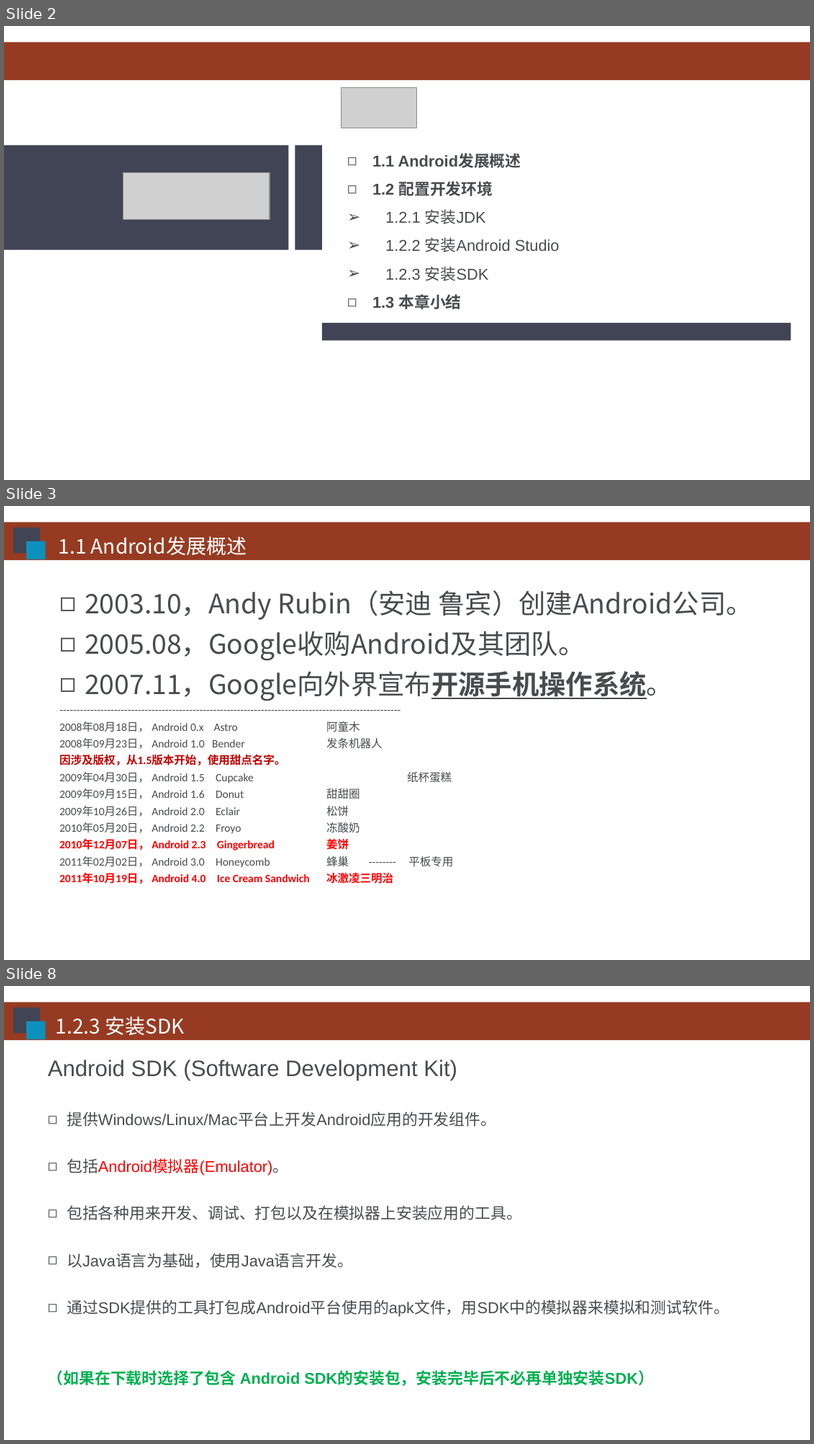
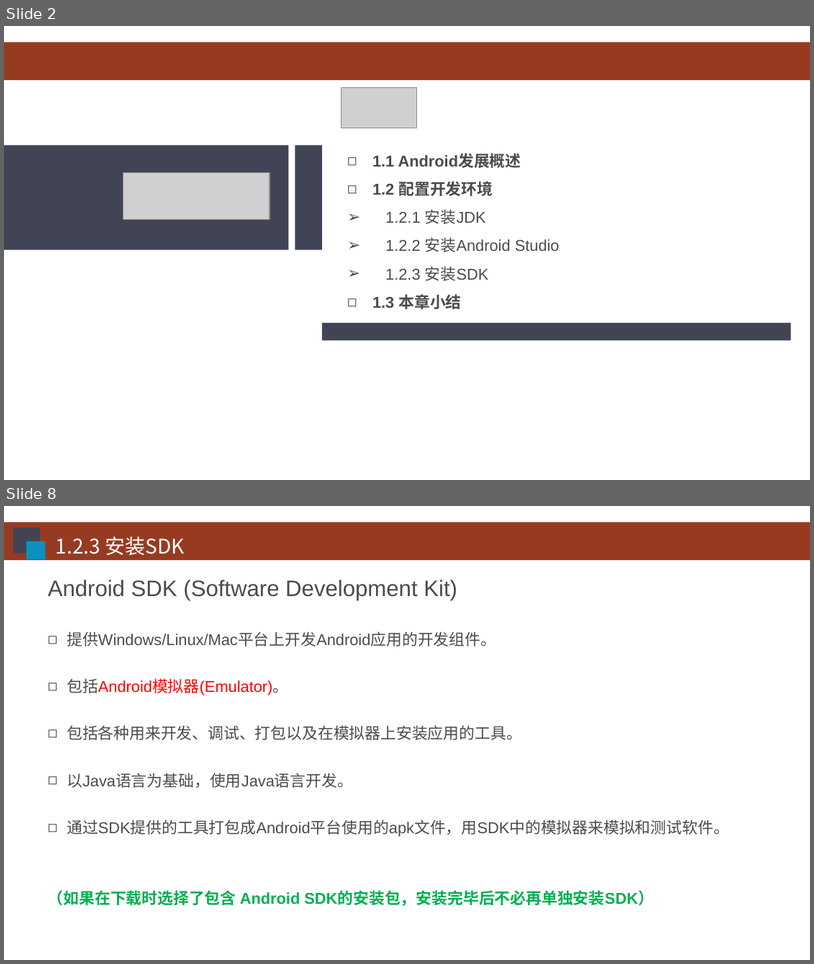
Before and after one commit to HBU/Android-PPT, a slide deck: 01.0 -- 配置环境 -- 第01章.ppt. Shown one above the other, each under a label of ours: slides 2, 3 and 8 before the commit, slides 2 and 8 after it; the slides between them are not shown. The pictures are 814x1444 and 814x964 pixels, drawn with LibreOffice and Linux fonts; fonts in the diff are those of the drawing; grey boxes stand for pictures; background and template pictures are left out. Boxes give left, top, right and bottom in pixels: in the first picture for what was removed or moved away, otherwise in the second. Text is boxed around its words. In the diff, an @@ line names an element or a change of style, - is before the commit and + after.

```diff
--- a/01.0 -- 配置环境 -- 第01章.ppt
+++ b/01.0 -- 配置环境 -- 第01章.ppt
@@ slide 3 removed at (x1=4, y1=506, x2=810, y2=960), background #FFFFFF; not listed: 1 template element that a slide beside it also shows @@
@@ rectangle removed at (x1=13, y1=528, x2=40, y2=554) @@
@@ rectangle removed at (x1=26, y1=541, x2=45, y2=560) @@
@@ text removed at (x1=59, y1=536, x2=247, y2=556) @@
-1.1 Android发展概述
@@ text removed at (x1=59, y1=590, x2=753, y2=883) @@
-◻ 2003.10，Andy Rubin（安迪 鲁宾）创建Android公司。
-◻ 2005.08，Google收购Android及其团队。
-◻ 2007.11，Google向外界宣布开源手机操作系统。
-----------------------------------------------------------------------------------------------------
-2008年08月18日， Android 0.x Astro 阿童木
-2008年09月23日， Android 1.0 Bender 发条机器人
-因涉及版权，从1.5版本开始，使用甜点名字。
-2009年04月30日， Android 1.5 Cupcake 纸杯蛋糕
-2009年09月15日， Android 1.6 Donut 甜甜圈
-2009年10月26日， Android 2.0 Eclair 松饼
-2010年05月20日， Android 2.2 Froyo 冻酸奶
-2010年12月07日， Android 2.3 Gingerbread 姜饼
-2011年02月02日， Android 3.0 Honeycomb 蜂巢 -------- 平板专用
-2011年10月19日， Android 4.0 Ice Cream Sandwich 冰激凌三明治
```
Also in this commit, not shown: 4 slides changed, 2 slides added, 2 other slides removed, 1 other file.
